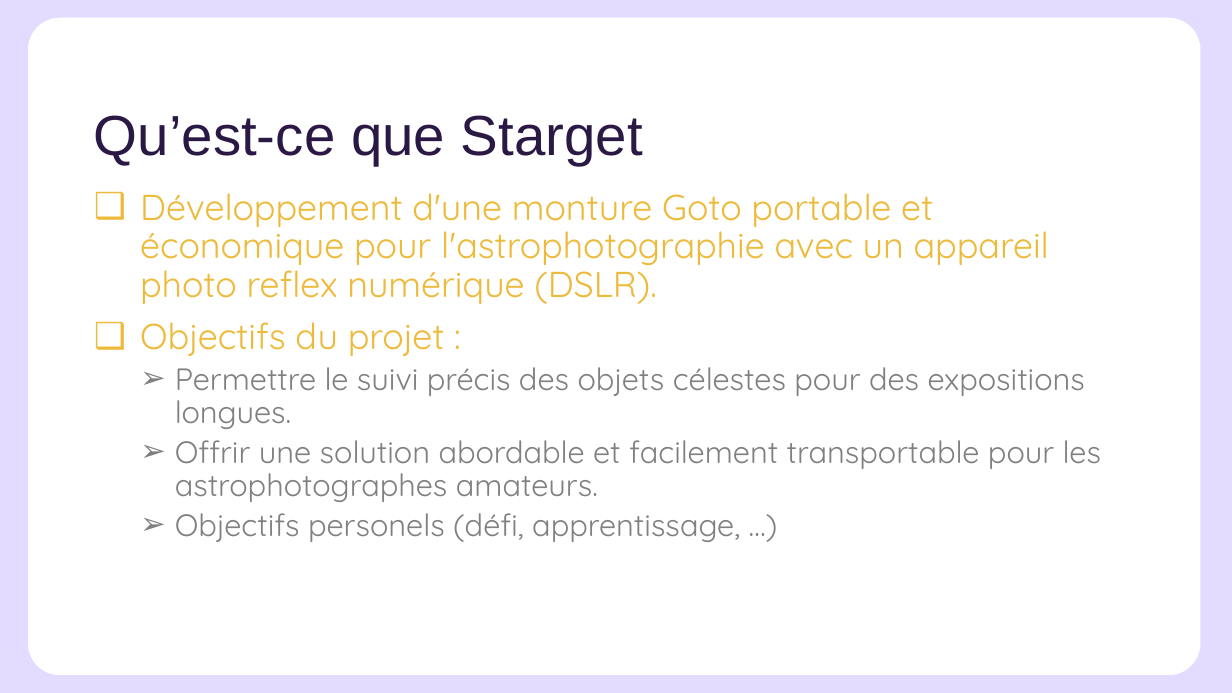
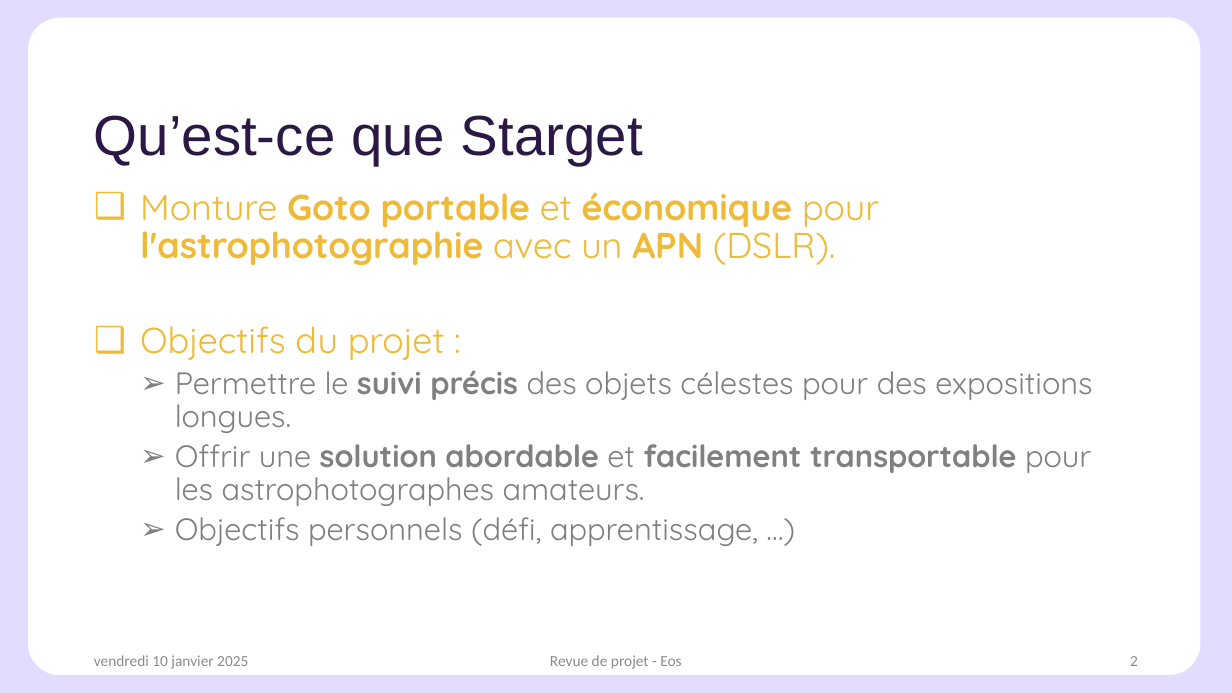
Before and after one commit to Sylvain-BROCAS/Starget, a slide deck: slide 2 of Starget.pptx. Drawn at 1232x693 pixels with LibreOffice and Linux fonts; fonts in the diff are those of the drawing; background and template pictures are left out. Boxes give left, top, right and bottom in pixels: in the first picture for what was removed or moved away, otherwise in the second. Text is boxed around its words. In the diff, an @@ line names an element or a change of style, - is before the commit and + after.

Commit message:
maj presentation starget

```diff
--- a/Starget.pptx
+++ b/Starget.pptx
@@ text at <box>140,192,879,265</box>: text changed; bold on @@
-❑ Développement d'une monture Goto portable et économique pour l'astrophotographie avec un appareil photo reflex numérique (DSLR).
+❑ Monture Goto portable et économique pour l'astrophotographie avec un APN (DSLR).
@@ text at <box>175,370,1092,506</box>: bold on in "suivi précis", "solution abordable facilement transportable" @@
@@ text at <box>175,517,758,546</box>: text changed @@
-  ➢ Objectifs personels (défi, apprentissage, …)
+  ➢ Objectifs personnels (défi, apprentissage, …)
@@ text added at <box>94,655,248,669</box>, 12 pt, text #8C8C8C @@
+vendredi 10 janvier 2025
@@ text added at <box>550,655,681,669</box>, 12 pt, text #8C8C8C @@
+Revue de projet - Eos
@@ page number added at <box>1130,656,1138,666</box>, 12 pt, text #8C8C8C @@
+2
```
Also in this commit, not shown: 16 other slides changed, 7 slides added, 3 slides removed.
